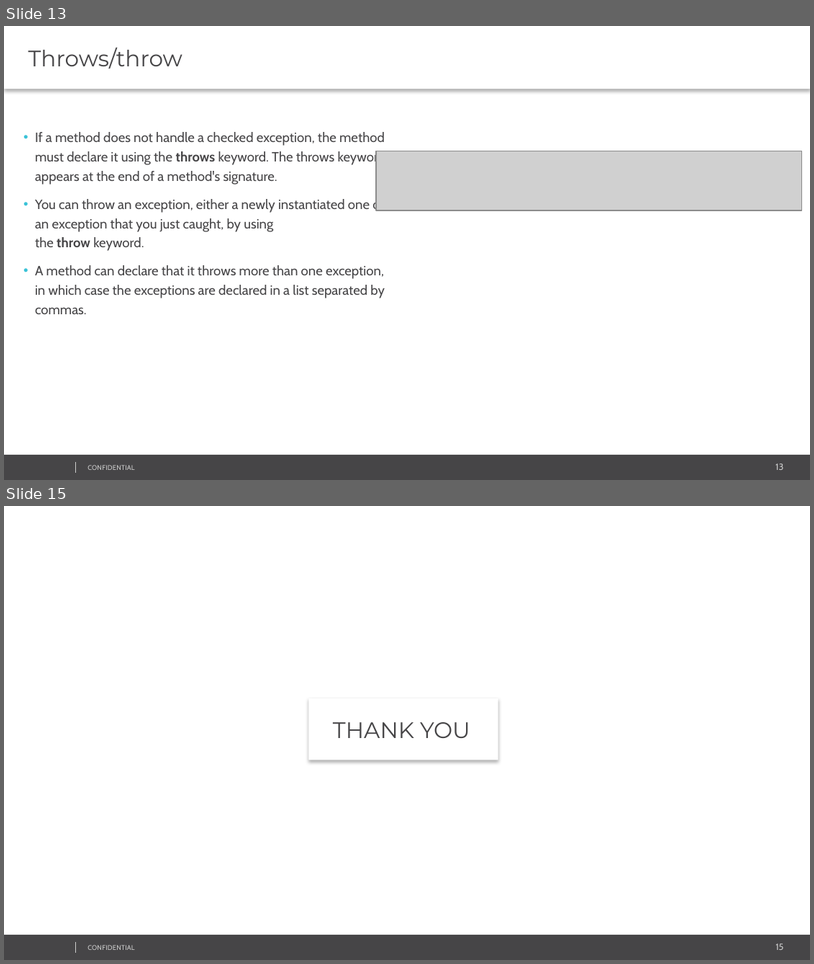
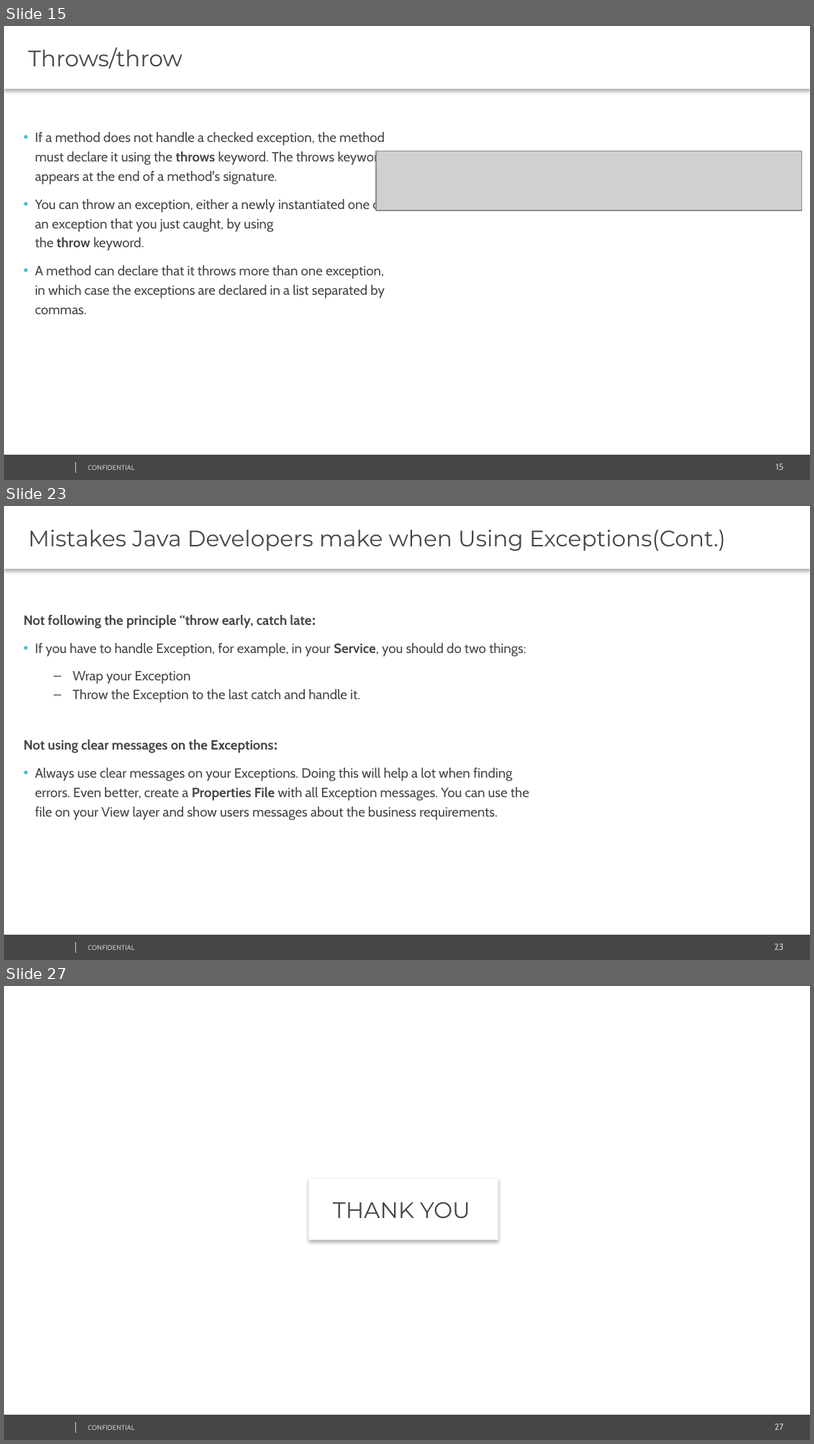
Before and after one commit to svasanth/exceptions, a slide deck: Java Exception Handling.pptx. Shown one above the other, each under a label of ours: slides 13 and 15 before the commit, slides 15, 23 and 27 after it; the slides between them are not shown. The pictures are 814x964 and 814x1444 pixels, drawn with LibreOffice and Linux fonts; fonts in the diff are those of the drawing; grey boxes stand for pictures; background and template pictures are left out. Boxes give left, top, right and bottom in pixels: in the first picture for what was removed or moved away, otherwise in the second. Text is boxed around its words. In the diff, an @@ line names an element or a change of style, - is before the commit and + after.

```diff
--- a/Java Exception Handling.pptx
+++ b/Java Exception Handling.pptx
@@ slide 23 added at <box>4,506,810,960</box>, background #FFFFFF; not listed: 4 template elements that a slide beside it also shows @@
@@ text added at <box>4,506,810,569</box>, fill #FFFFFF, 20 pt, text #464547 @@
+Mistakes Java Developers make when Using Exceptions(Cont.)
@@ text added at <box>23,615,530,820</box>, 12 pt, text #464547 @@
+Not following the principle “throw early, catch late:
+• If you have to handle Exception, for example, in your Service, you should do two things:
+  – Wrap your Exception
+  – Throw the Exception to the last catch and handle it.
+Not using clear messages on the Exceptions:
+• Always use clear messages on your Exceptions. Doing this will help a lot when finding errors. Even better, create a Properties File with all Exception messages. You can use the file on your View layer and show users messages about the business requirements.
@@ what was slide 13 is now slide 15 @@
@@ page number at <box>776,463,784,470</box>: text changed @@
-13
+15
@@ what was slide 15 is now slide 27 @@
@@ page number at <box>775,1423,784,1430</box>: text changed @@
-15
+27
```
Also in this commit, not shown: 8 slides changed, 11 other slides added, 14 other files.
